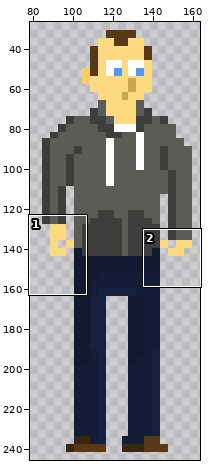
Sprite sheet, stored at public/images/me250.png. The picture above shows the old version from afar; the outline marks the close-up.
Close-up. Before:
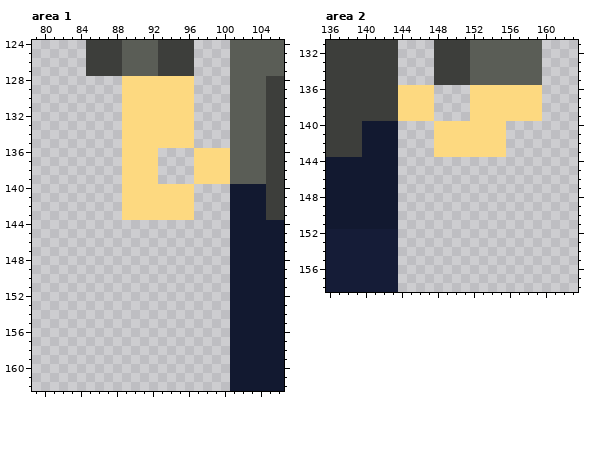
The file is 250x250 pixels. Pixels under 10% opacity are left out. Colours within 5 levels of each other are drawn and written as one. Shown: area 1: x 79..106, y 124..162; area 2: x 136..163, y 131..158. The wide view leaves out empty margins.
Once edited:
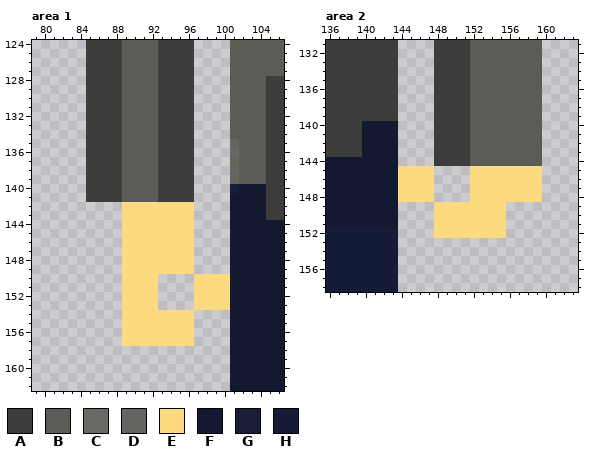
Palette (. is transparent): A #3d3e3b  B #5a5d56  C #5a5d56df  D #5a5d56e9  E #fdd980  F #121930  G #121930f6  H #151c37
The edit:
Area 1:
y 128..134: x 85..96 ....EEEEEEEE -> AAAABBBBAAAA
y 135: x 85..96 ....EEEEEEEE -> AAAABBBBAAAA; x 101 B -> D
y 136: x 85..101 ....EEEE....EEEEB -> AAAABBBBAAAA....C
y 137..139: x 85..101 ....EEEE....EEEEB -> AAAABBBBAAAA....D
y 140: x 85..96 ....EEEEEEEE -> AAAABBBBAAAA; x 101 F -> G
y 141: x 85..96 ....EEEEEEEE -> AAAABBBBAAAA
y 144..149: x 89..96 ........ -> EEEEEEEE
y 150..153: x 89..92 .... -> EEEE; x 97..100 .... -> EEEE
y 154..157: x 89..96 ........ -> EEEEEEEE
Area 2:
y 136..139: x 144..159 EEEE....EEEEEEEE -> ....AAAABBBBBBBB
y 140..143: x 148..159 EEEEEEEE.... -> AAAABBBBBBBB
y 144: x 148..159 ............ -> AAAABBBBBBBB
y 145..148: x 144..147 .... -> EEEE; x 152..159 ........ -> EEEEEEEE
y 149..152: x 148..155 ........ -> EEEEEEEE
Pixel boxes of the changes (left, top, right, bottom) in both close-ups:
changed: (86, 76, 239, 346)
changed: (398, 85, 542, 238)
